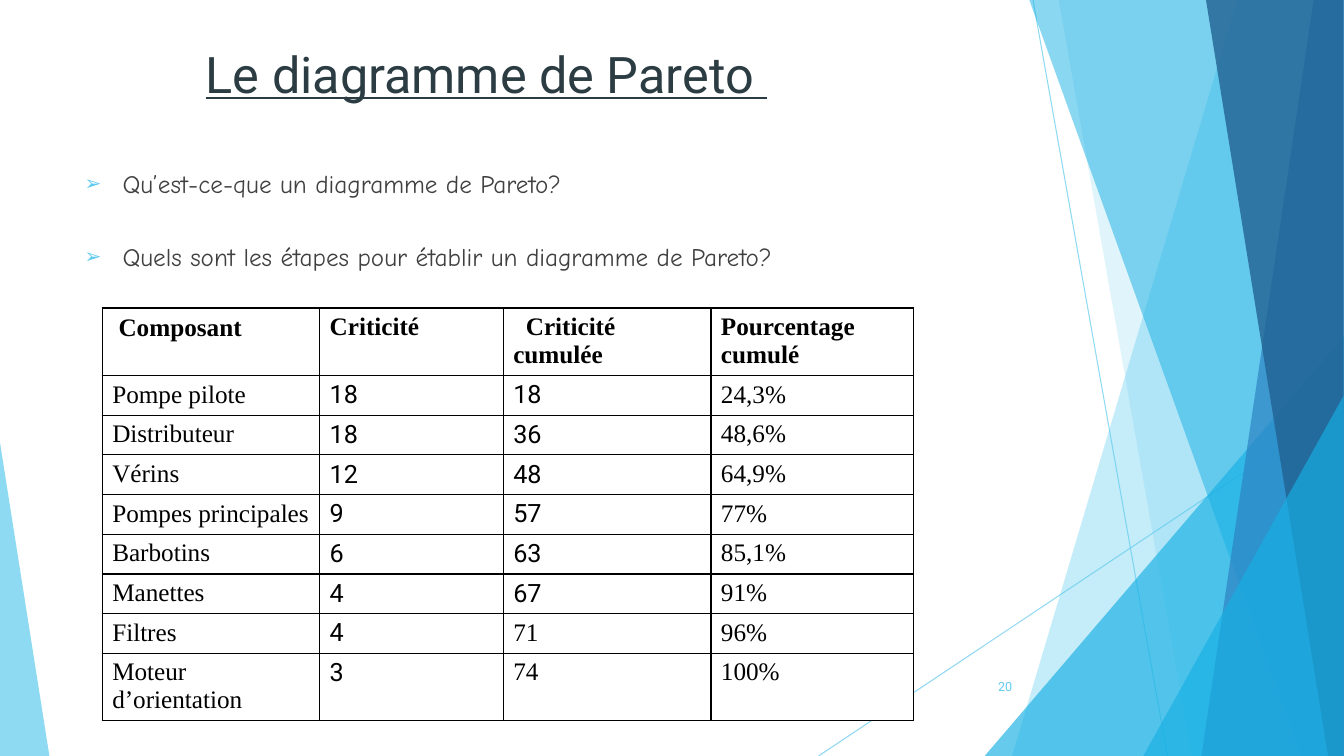
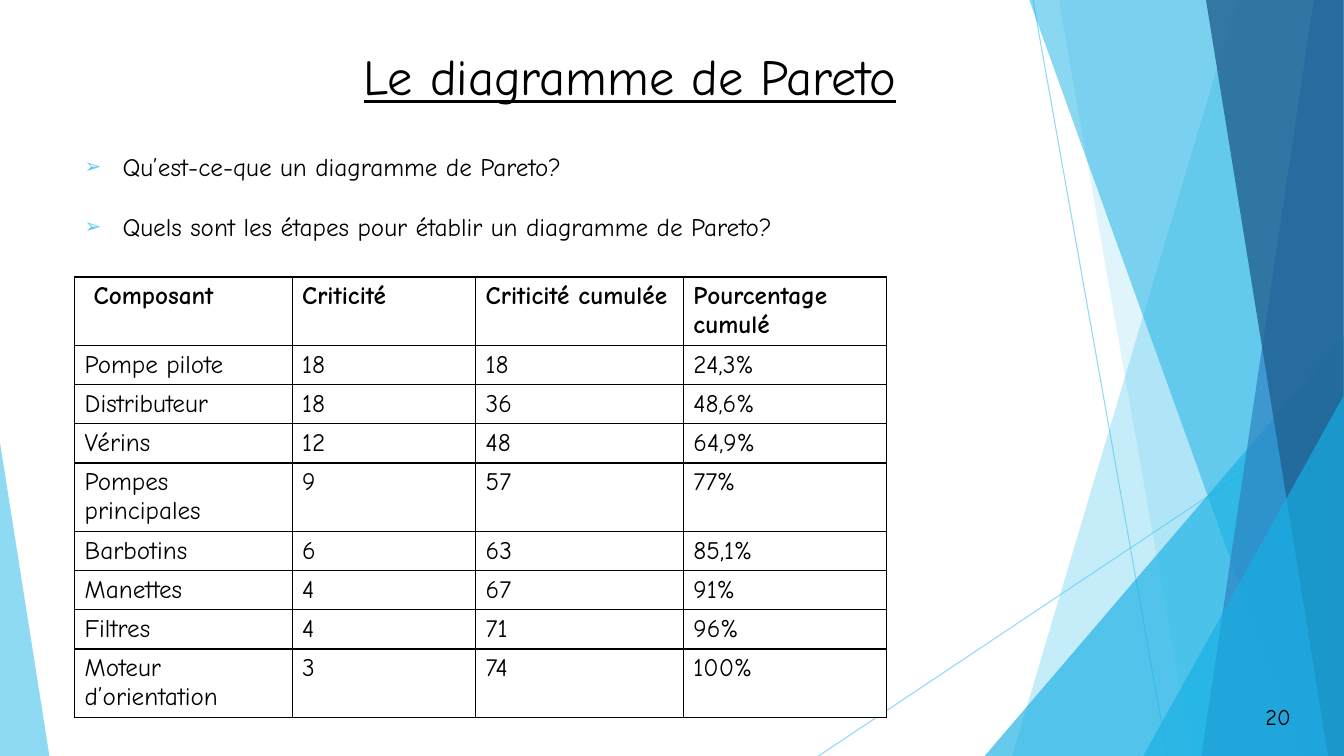
Before and after one commit to OussamaTeyib/PFE, a slide deck: slide 20 of Présentation.pptx. Drawn at 1344x756 pixels with LibreOffice and Linux fonts; fonts in the diff are those of the drawing. Boxes give left, top, right and bottom in pixels: in the first picture for what was removed or moved away, otherwise in the second. Text is boxed around its words. In the diff, an @@ line names an element or a change of style, - is before the commit and + after.

```diff
--- a/Présentation.pptx
+++ b/Présentation.pptx
@@ title "Le diagramme de Pareto": place and size @@
-title "Le diagramme de Pareto" at [206,55,754,104]
+title "Le diagramme de Pareto" at [364,60,896,105]
@@ title "Le diagramme de Pareto" at [364,60,896,105]: font Roboto to Comic Neue, text colour #2C3C43 to #000000 @@
@@ text "Qu’est-ce-que un diagramme de Pareto?": place and size @@
-text "Qu’est-ce-que un diagramme de Pareto?" at [123,175,561,198]
+text "Qu’est-ce-que un diagramme de Pareto?" at [123,158,561,181]
@@ text "Qu’est-ce-que un diagramme de Pareto?" at [123,158,561,181]: text colour #404040 to #000000 @@
@@ text "Quels sont les étapes pour ..." at [123,217,772,241]: text colour #404040 to #000000 @@
@@ text "Quels sont les étapes pour ...": place and size @@
-text "Quels sont les étapes pour ..." at [123,247,772,271]
+text "Quels sont les étapes pour ..." at [123,217,772,241]
@@ table at [75,277,886,731] @@
@@ font Times New Roman to Comic Neue in "Composant", "Criticité", "Criticité cumulée", "Pourcentage cumulé" and 18 more places @@
@@ font Roboto to Comic Neue in "18", "18", "18", "36" and 10 more places @@
@@ table: place and size @@
-table at [102,309,913,732]
+table at [75,277,886,731]
@@ page number: place and size @@
-page number at [998,682,1012,691]
+page number at [1238,697,1318,737]
@@ page number at [1238,697,1318,737]: size 9 to 16 pt, font Roboto to Comic Neue, text colour #5FCBEF to #000000; alignment right to centre; fill none to #FFFFFF; outline none to #000000 1.5 pt @@
```
Also in this commit, not shown: 22 other slides changed, 1 slide added, 1 slide removed, 24 other files.
